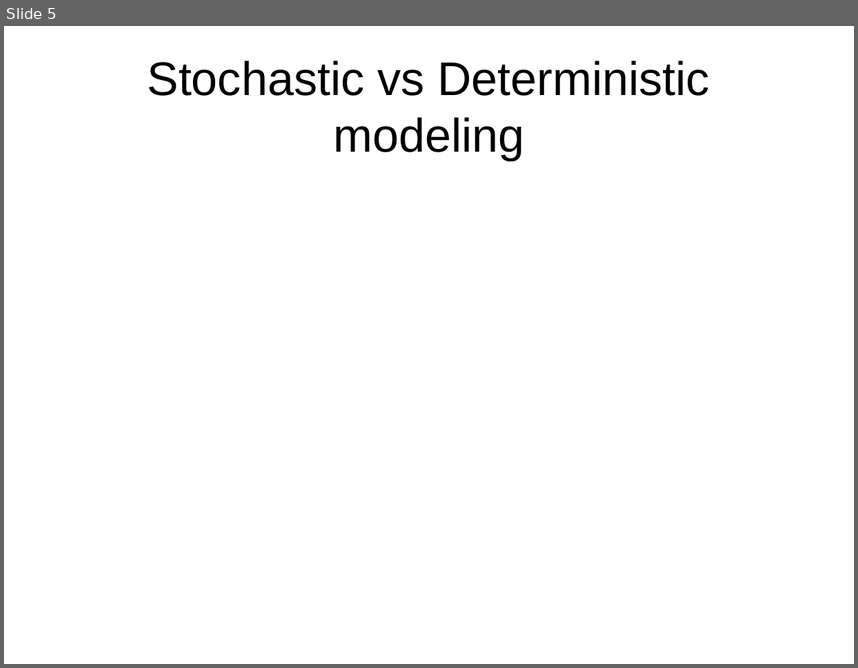
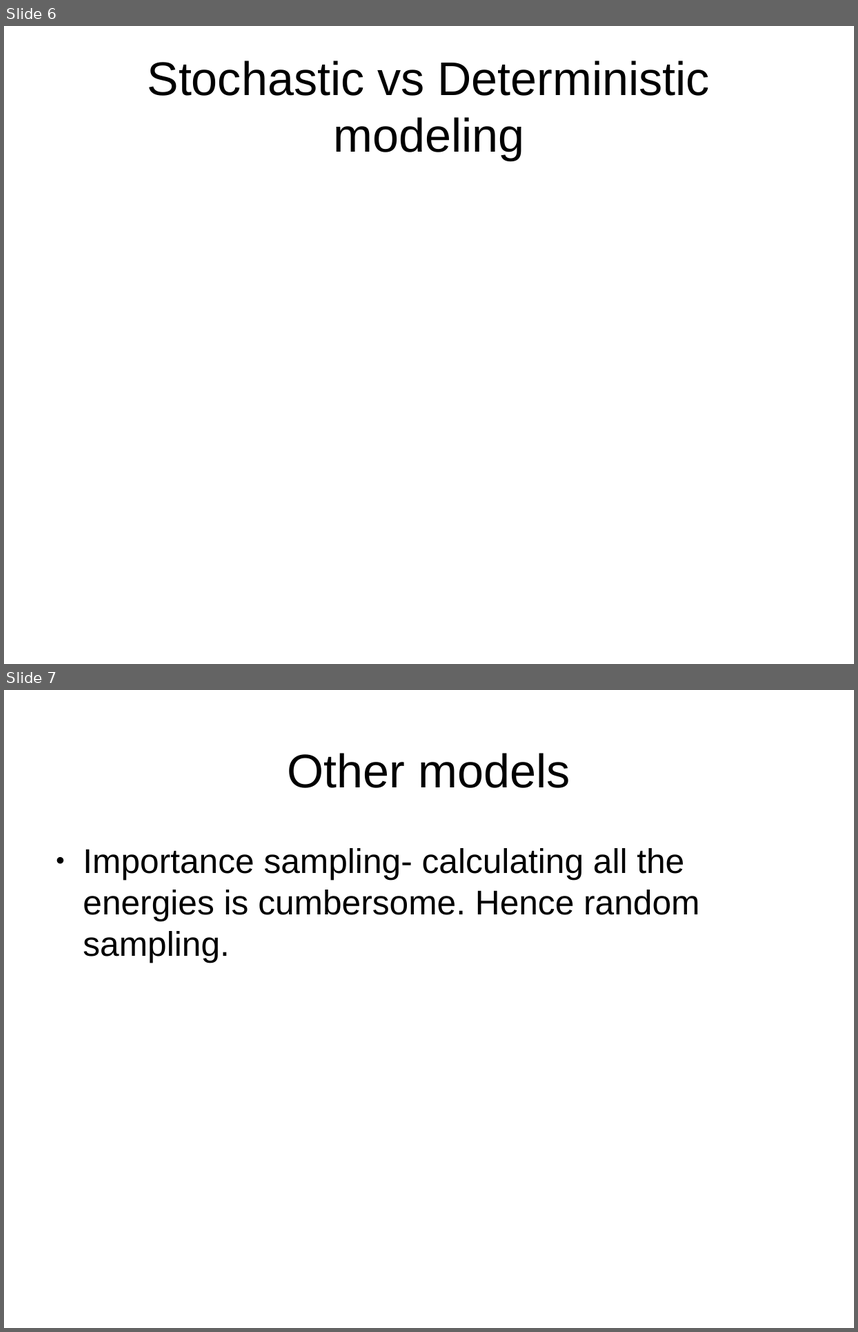
Before and after one commit to askhari139/a, a slide deck: presentation.odp. Shown one above the other, each under a label of ours: slide 5 before the commit, slides 6 and 7 after it. The pictures are 858x668 and 858x1332 pixels, drawn with LibreOffice and Linux fonts; fonts in the diff are those of the drawing. Boxes give left, top, right and bottom in pixels: in the first picture for what was removed or moved away, otherwise in the second. Text is boxed around its words. In the diff, an @@ line names an element or a change of style, - is before the commit and + after.

Commit message:
Added GAL system nature and some other stuff

```diff
--- a/presentation.odp
+++ b/presentation.odp
@@ slide 7 added at [4,690,854,1328], background #FFFFFF @@
@@ title added at [288,753,570,788], 44 pt, text #000000 @@
+Other models
@@ text added at [83,848,700,962], 32 pt, text #000000 @@
+● Importance sampling- calculating all the energies is cumbersome. Hence random sampling.
@@ what was slide 5 is now slide 6 @@
```
Also in this commit, not shown: 9 other slides added.
